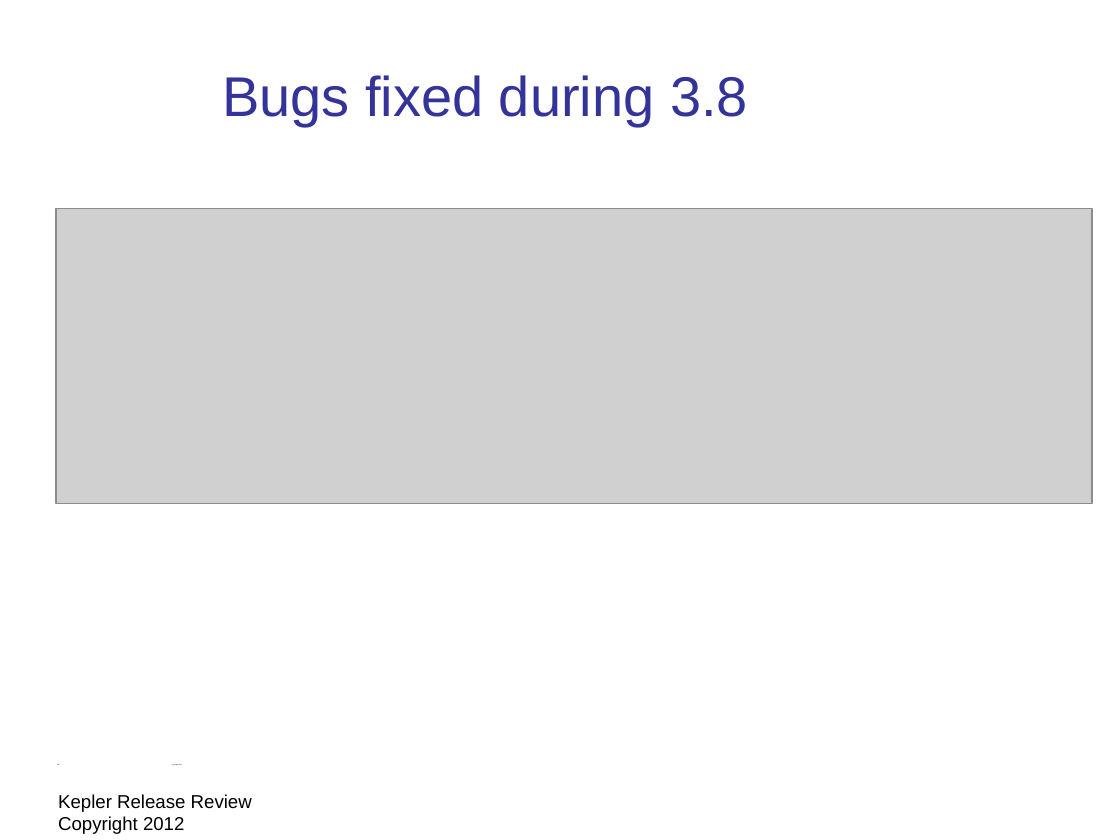
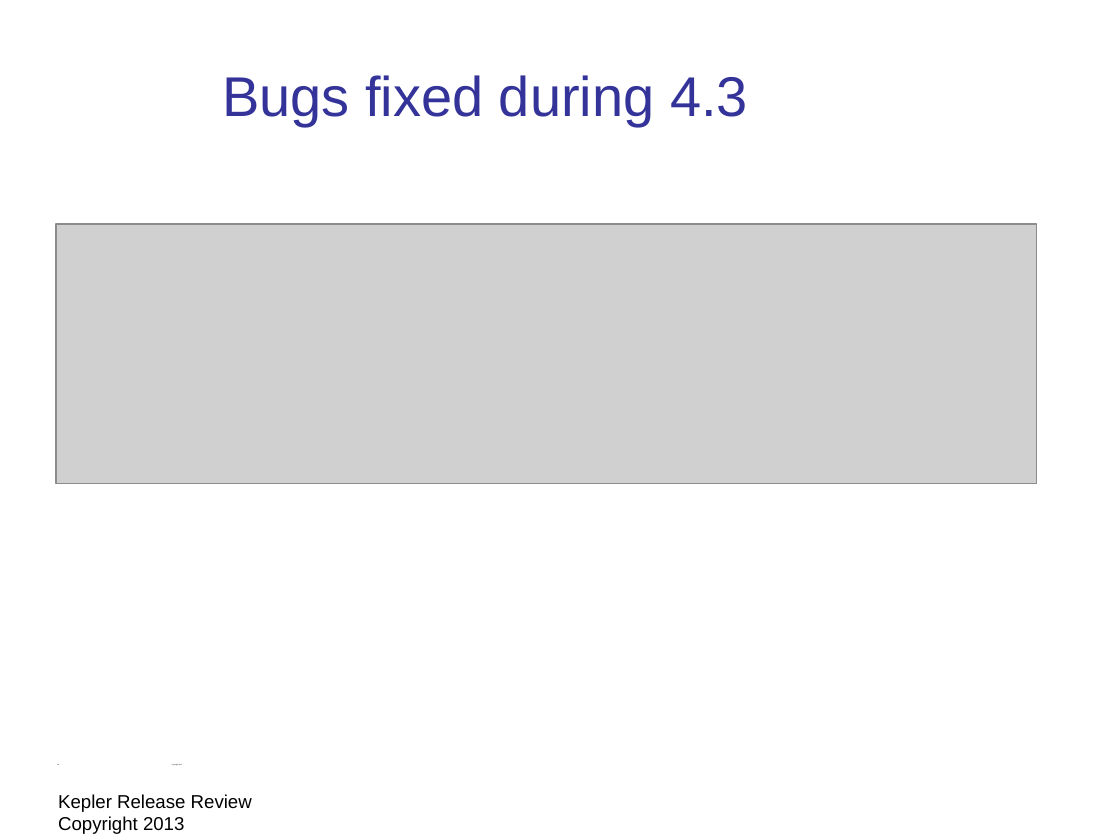
Before and after one commit to eclipse-platform/www.eclipse.org-eclipse-news, a slide deck: slide 18 of presentation/Kepler-release-review/eclipse-kepler-release-review.odp. Drawn at 1120x840 pixels with LibreOffice and Linux fonts; fonts in the diff are those of the drawing; grey boxes stand for pictures; background and template pictures are left out. Boxes give left, top, right and bottom in pixels: in the first picture for what was removed or moved away, otherwise in the second. Text is boxed around its words. In the diff, an @@ line names an element or a change of style, - is before the commit and + after.

Commit message:
Draft Kepler release review

```diff
--- a/presentation/Kepler-release-review/eclipse-kepler-release-review.odp
+++ b/presentation/Kepler-release-review/eclipse-kepler-release-review.odp
@@ title at (222, 75, 748, 126): text changed @@
-Bugs fixed during 3.8
+Bugs fixed during 4.3
@@ picture: place and size @@
-picture at (56, 208, 1092, 504)
+picture at (56, 224, 1037, 484)
@@ text at (58, 794, 252, 834): text changed @@
-Kepler Release Review Copyright 2012
+Kepler Release Review Copyright 2013
```
Also in this commit, not shown: 24 other slides changed, 1 slide added, 3 slides removed, 2 other files.
